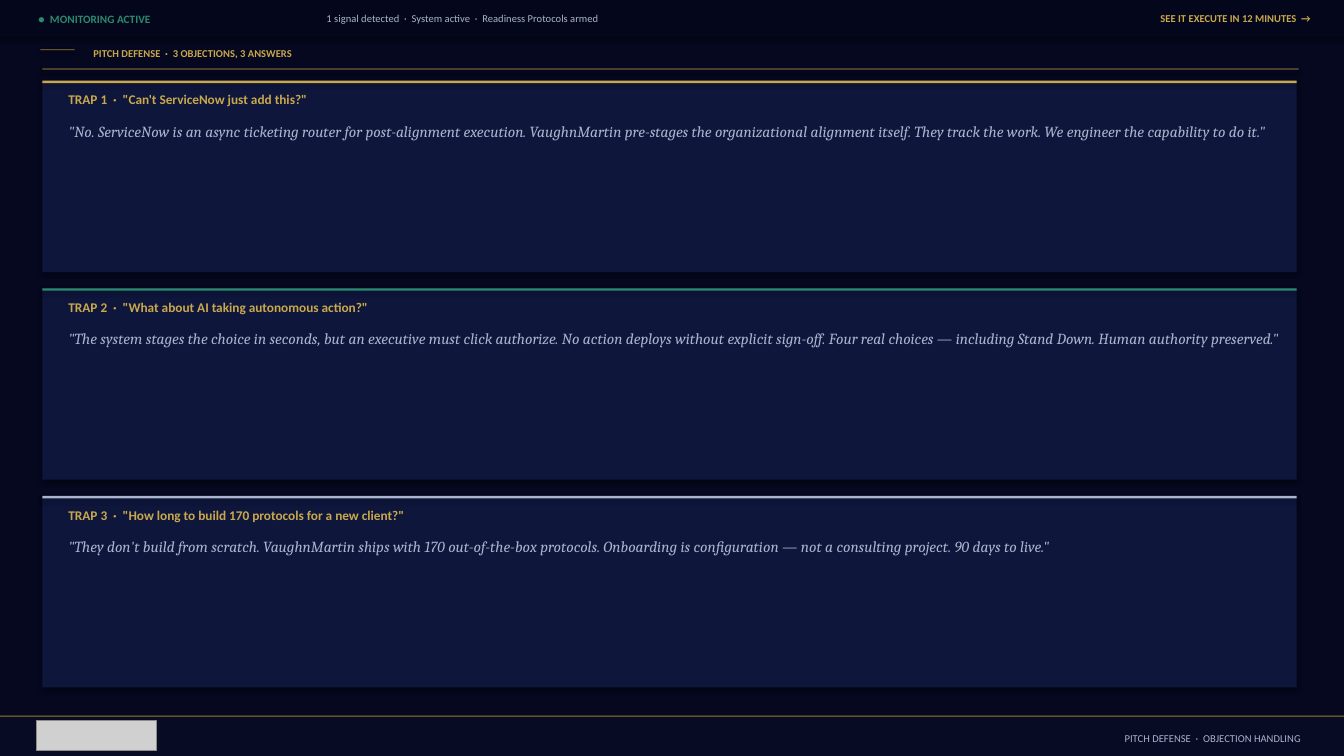
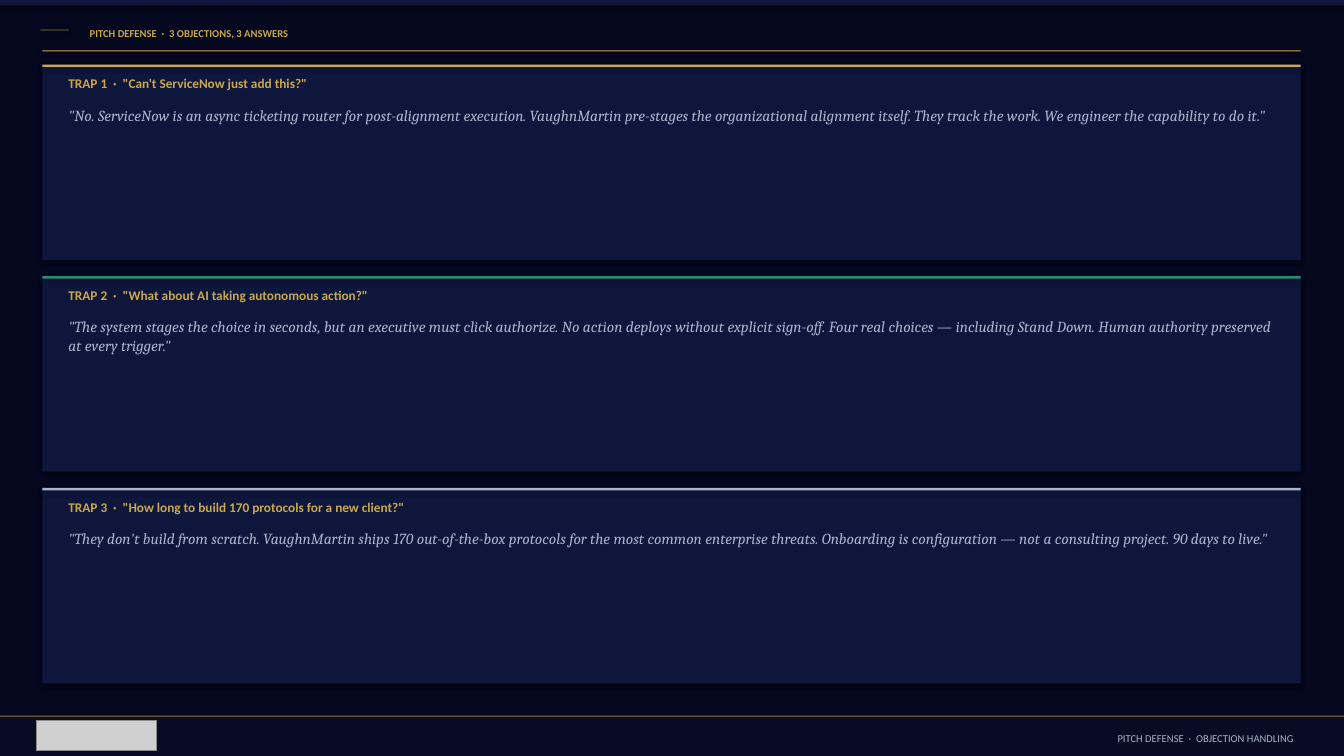
Before and after one commit to mbrunke18/CodePlatform1, a slide deck: slide 10 of attached_assets/VaughnMartin-Investor-Deck-v13-final.pptx. Drawn at 1344x756 pixels with LibreOffice and Linux fonts; fonts in the diff are those of the drawing; grey boxes stand for pictures; background and template pictures are left out. Boxes give left, top, right and bottom in pixels: in the first picture for what was removed or moved away, otherwise in the second. Text is boxed around its words. In the diff, an @@ line names an element or a change of style, - is before the commit and + after.

```diff
--- a/attached_assets/VaughnMartin-Investor-Deck-v13-final.pptx
+++ b/attached_assets/VaughnMartin-Investor-Deck-v13-final.pptx
@@ rectangle at [0, 0, 1344, 756]: fill #05081E to #04071E @@
@@ rectangle: place and size @@
-rectangle at [0, 0, 1344, 36]
+rectangle at [0, 0, 1344, 5]
@@ rectangle at [0, 0, 1344, 5]: fill #04071C to #0E163C @@
@@ rectangle: place and size @@
-rectangle at [40, 49, 75, 50]
+rectangle at [40, 29, 69, 30]
@@ text removed at [50, 15, 150, 23] @@
-● MONITORING ACTIVE
@@ text "PITCH DEFENSE · 3 OBJECTIONS, ...": place and size @@
-text "PITCH DEFENSE · 3 OBJECTIONS, ..." at [93, 50, 292, 58]
+text "PITCH DEFENSE · 3 OBJECTIONS, ..." at [90, 30, 288, 38]
@@ text removed at [326, 14, 598, 24] @@
-1 signal detected · System active · Readiness Protocols armed
@@ text removed at [1160, 15, 1296, 22] @@
-SEE IT EXECUTE IN 12 MINUTES →
@@ rectangle: place and size @@
-rectangle at [42, 81, 1297, 83]
+rectangle at [42, 50, 1301, 51]
@@ rectangle: place and size @@
-rectangle at [42, 69, 1299, 70]
+rectangle at [42, 65, 1301, 67]
@@ rectangle: place and size @@
-rectangle at [42, 81, 1297, 272]
+rectangle at [42, 65, 1301, 260]
@@ text "TRAP 1 · "Can't ServiceNow ...": place and size @@
-text "TRAP 1 · "Can't ServiceNow ..." at [68, 94, 307, 106]
+text "TRAP 1 · "Can't ServiceNow ..." at [68, 78, 307, 90]
@@ text ""No. ServiceNow is an async ...": place and size @@
-text ""No. ServiceNow is an async ..." at [68, 126, 1265, 141]
+text ""No. ServiceNow is an async ..." at [68, 110, 1265, 125]
@@ rectangle: place and size @@
-rectangle at [42, 288, 1297, 480]
+rectangle at [42, 276, 1301, 472]
@@ rectangle: place and size @@
-rectangle at [42, 288, 1297, 290]
+rectangle at [42, 276, 1301, 278]
@@ text "TRAP 2 · "What about ...": place and size @@
-text "TRAP 2 · "What about ..." at [68, 302, 368, 315]
+text "TRAP 2 · "What about ..." at [68, 290, 368, 303]
@@ text at [68, 321, 1271, 355]: text changed @@
-"The system stages the choice in seconds, but an executive must click authorize. No action deploys without explicit sign-off. Four real choices — including Stand Down. Human authority preserved."
+"The system stages the choice in seconds, but an executive must click authorize. No action deploys without explicit sign-off. Four real choices — including Stand Down. Human authority preserved at every trigger."
@@ rectangle: place and size @@
-rectangle at [42, 496, 1297, 688]
+rectangle at [42, 488, 1301, 684]
@@ rectangle: place and size @@
-rectangle at [42, 496, 1297, 498]
+rectangle at [42, 488, 1301, 490]
@@ text "TRAP 3 · "How long ...": place and size @@
-text "TRAP 3 · "How long ..." at [68, 510, 404, 522]
+text "TRAP 3 · "How long ..." at [68, 502, 404, 514]
@@ text at [68, 533, 1267, 548]: text changed @@
-"They don't build from scratch. VaughnMartin ships with 170 out-of-the-box protocols. Onboarding is configuration — not a consulting project. 90 days to live."
+"They don't build from scratch. VaughnMartin ships 170 out-of-the-box protocols for the most common enterprise threats. Onboarding is configuration — not a consulting project. 90 days to live."
@@ text "PITCH DEFENSE · OBJECTION HANDLING": place and size @@
-text "PITCH DEFENSE · OBJECTION HANDLING" at [1125, 735, 1301, 742]
+text "PITCH DEFENSE · OBJECTION HANDLING" at [1118, 735, 1294, 742]
```
Also in this commit, not shown: 9 other slides changed, 5 other files.
